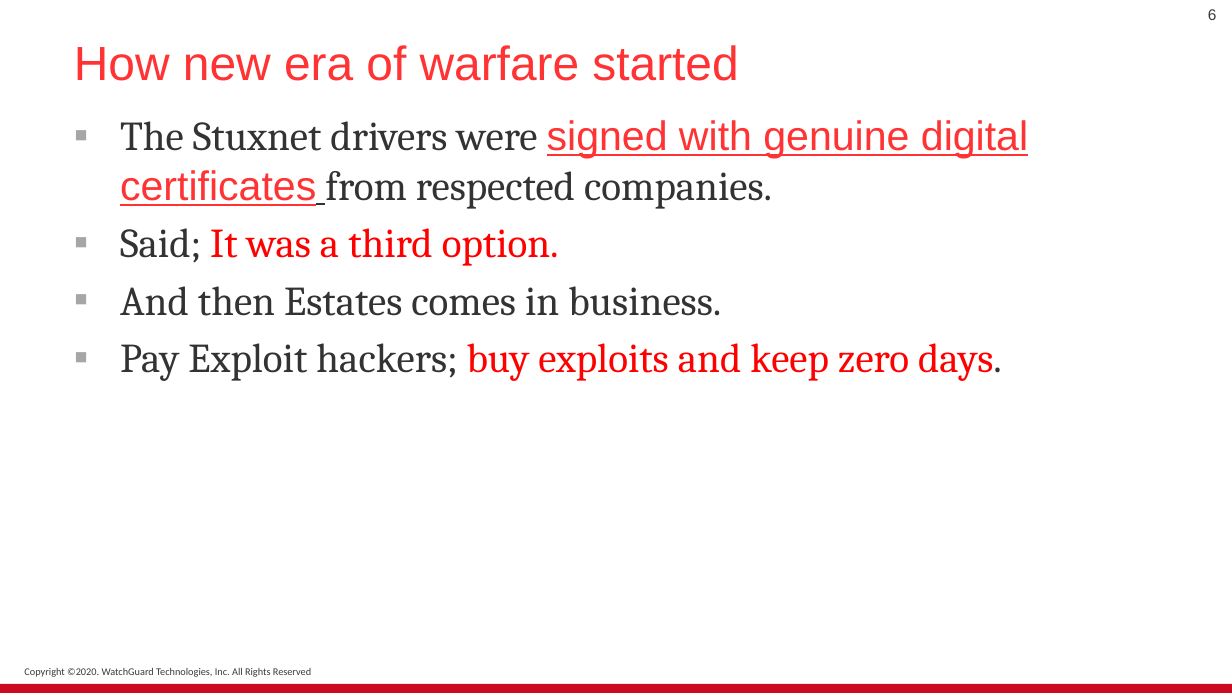
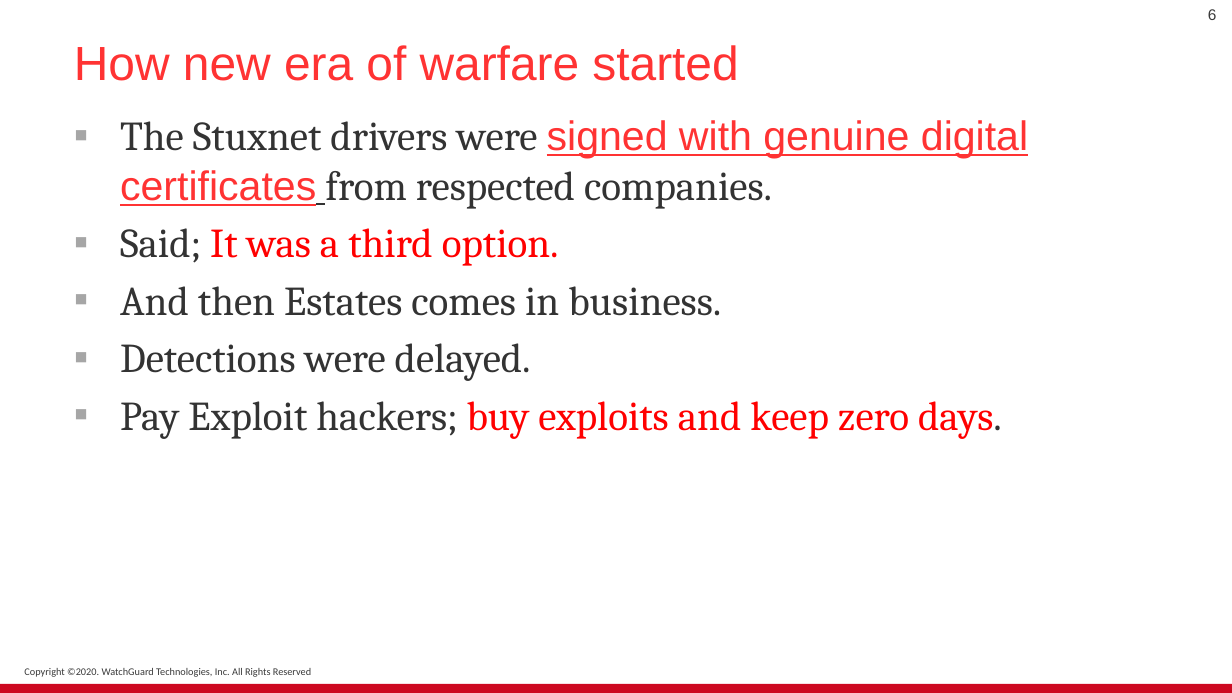
Before and after one commit to ashubits/CyberwarfareTopicPresentation, a slide deck: slide 6 of Tv0.pptx. Drawn at 1232x693 pixels with LibreOffice and Linux fonts; fonts in the diff are those of the drawing. Boxes give left, top, right and bottom in pixels: in the first picture for what was removed or moved away, otherwise in the second. Text is boxed around its words. In the diff, an @@ line names an element or a change of style, - is before the commit and + after.

```diff
--- a/Tv0.pptx
+++ b/Tv0.pptx
@@ text at (120, 343, 531, 381): paragraph added @@
+▪ Detections were delayed.
```
